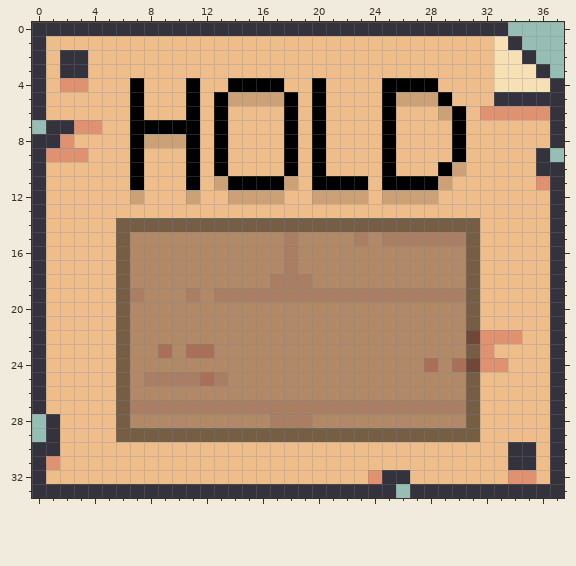
One commit to this pixel-art sprite: resources/hold_piece_container.png. The picture above is the old version.
The file is 38x34 pixels. Colours within 5 levels of each other are drawn and written as one.
Once edited:
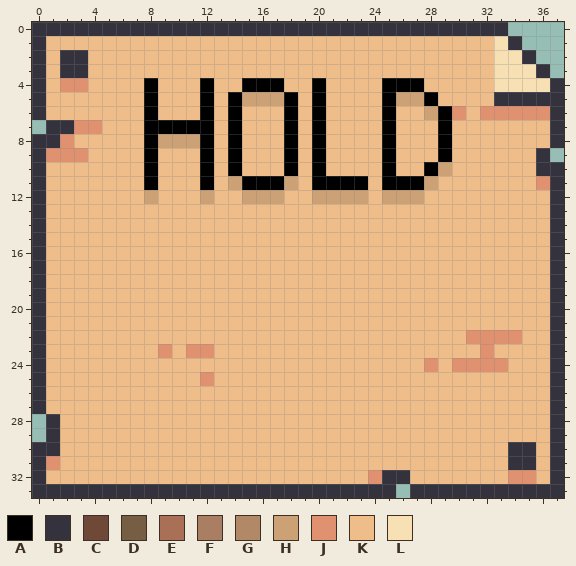
Palette (. is transparent): A #000000  B #33323d  C #704838  D #765e45  E #a96f57  F #a97e62  G #b28967  H #cba175  J #e09170  K #eebd8a  L #f7e0b3
Edits made:
{"y":4,"x":7,"old":"AK","new":"KA"}
{"y":4,"x":11,"old":"AK","new":"KA"}
{"y":4,"x":14,"old":"A","new":"K"}
{"y":4,"x":28,"old":"A","new":"K"}
{"y":5,"x":7,"old":"AK","new":"KA"}
{"y":5,"x":11,"old":"AKAH","new":"KAKA"}
{"y":5,"x":28,"old":"HA","new":"AK"}
{"y":6,"x":7,"old":"AK","new":"KA"}
{"y":6,"x":11,"old":"AKAK","new":"KAKA"}
{"y":6,"x":28,"old":"KHA","new":"HAJ"}
{"y":7,"x":7,"old":"A","new":"K"}
{"y":7,"x":12,"old":"KAK","new":"AKA"}
{"y":7,"x":29,"old":"KA","new":"AK"}
{"y":8,"x":7,"old":"AH","new":"KA"}
{"y":8,"x":11,"old":"AKAK","new":"HAKA"}
{"y":8,"x":29,"old":"KA","new":"AK"}
{"y":9,"x":7,"old":"AK","new":"KA"}
{"y":9,"x":11,"old":"AKAK","new":"KAKA"}
{"y":9,"x":29,"old":"KA","new":"AK"}
{"y":10,"x":7,"old":"AK","new":"KA"}
{"y":10,"x":11,"old":"AKAK","new":"KAKA"}
{"y":10,"x":28,"old":"KAH","new":"AHK"}
{"y":11,"x":7,"old":"AK","new":"KA"}
{"y":11,"x":11,"old":"AKHA","new":"KAKH"}
{"y":11,"x":28,"old":"AH","new":"HK"}
{"y":12,"x":7,"old":"HK","new":"KH"}
{"y":12,"x":11,"old":"HK","new":"KH"}
{"y":12,"x":14,"old":"H","new":"K"}
{"y":12,"x":28,"old":"H","new":"K"}
{"y":14,"x":6,"old":"DDDDDDDDDDDDDDDDDDDDDDDDDD","new":"KKKKKKKKKKKKKKKKKKKKKKKKKK"}
{"y":15,"x":6,"old":"DGGGGGGGGGGGFGGGGFGFFFFFFD","new":"KKKKKKKKKKKKKKKKKKKKKKKKKK"}
{"y":16,"x":6,"old":"DGGGGGGGGGGGFGGGGGGGGGGGGD","new":"KKKKKKKKKKKKKKKKKKKKKKKKKK"}
{"y":17,"x":6,"old":"DGGGGGGGGGGGFGGGGGGGGGGGGD","new":"KKKKKKKKKKKKKKKKKKKKKKKKKK"}
{"y":18,"x":6,"old":"DGGGGGGGGGGFFFGGGGGGGGGGGD","new":"KKKKKKKKKKKKKKKKKKKKKKKKKK"}
{"y":19,"x":6,"old":"DFGGGFGFFFFFFFFFFFFFFFFFFD","new":"KKKKKKKKKKKKKKKKKKKKKKKKKK"}
{"y":20,"x":6,"old":"DGGGGGGGGGGGGGGGGGGGGGGGGD","new":"KKKKKKKKKKKKKKKKKKKKKKKKKK"}
{"y":21,"x":6,"old":"DGGGGGGGGGGGGGGGGGGGGGGGGD","new":"KKKKKKKKKKKKKKKKKKKKKKKKKK"}
{"y":22,"x":6,"old":"DGGGGGGGGGGGGGGGGGGGGGGGGC","new":"KKKKKKKKKKKKKKKKKKKKKKKKKJ"}
{"y":23,"x":6,"old":"DGGEGEEGGGGGGGGGGGGGGGGGGD","new":"KKKJKJJKKKKKKKKKKKKKKKKKKK"}
{"y":24,"x":6,"old":"DGGGGGGGGGGGGGGGGGGGGGEGEC","new":"KKKKKKKKKKKKKKKKKKKKKKJKJJ"}
{"y":25,"x":6,"old":"DGFFFFEFGGGGGGGGGGGGGGGGGD","new":"KKKKKKJKKKKKKKKKKKKKKKKKKK"}
{"y":26,"x":6,"old":"DGGGGGGGGGGGGGGGGGGGGGGGGD","new":"KKKKKKKKKKKKKKKKKKKKKKKKKK"}
{"y":27,"x":6,"old":"DFFFFFFFFFFFFFFFFFFFFFFFFD","new":"KKKKKKKKKKKKKKKKKKKKKKKKKK"}
{"y":28,"x":6,"old":"DGGGGGGGGGGFFFGGGGGGGGGGGD","new":"KKKKKKKKKKKKKKKKKKKKKKKKKK"}
{"y":29,"x":6,"old":"DDDDDDDDDDDDDDDDDDDDDDDDDD","new":"KKKKKKKKKKKKKKKKKKKKKKKKKK"}
{"label":"changed","picture_box":[116,78,480,442]}
